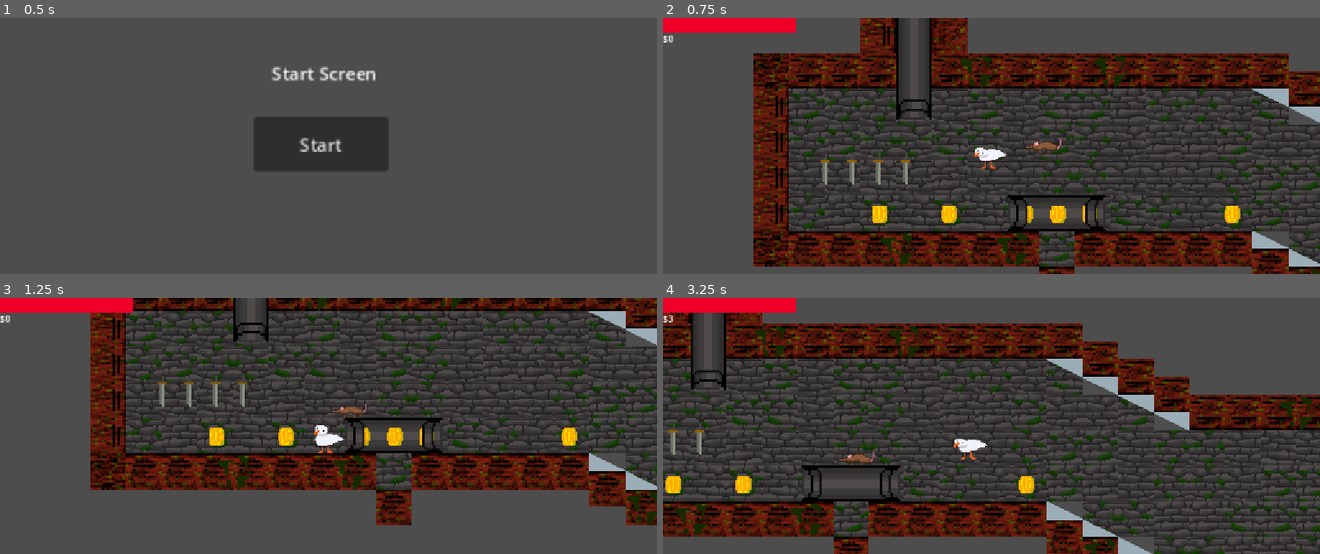
Above: before the commit, frames 1-4 (two rows, left to right).
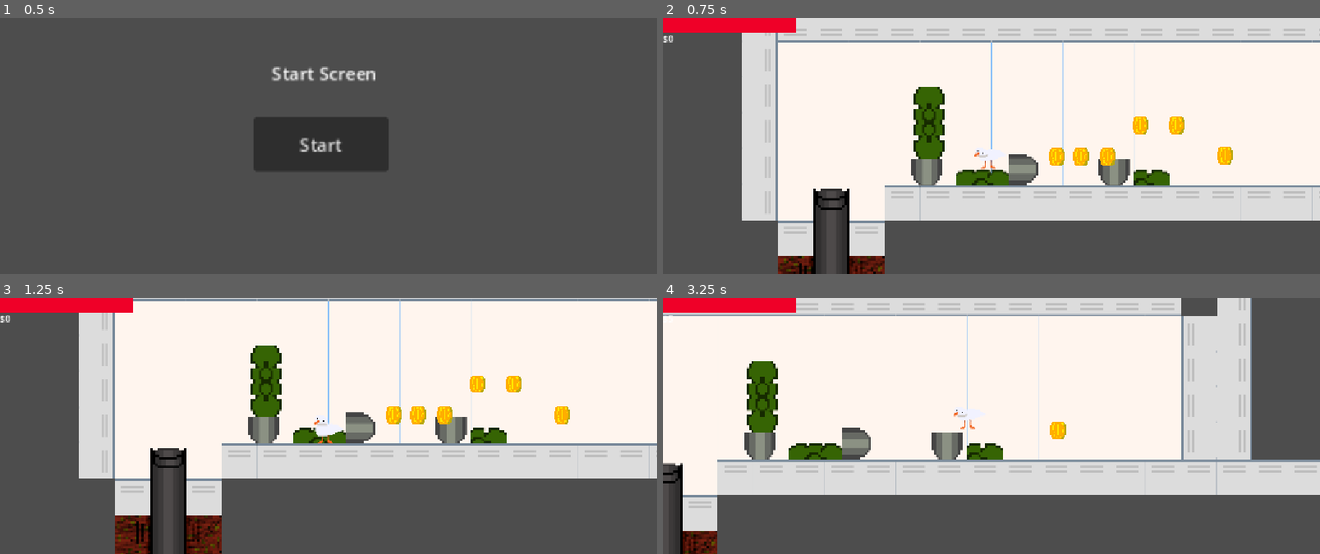
Above: after the commit, the same moments.

Repository: Mango-The-Froot/Duhk
Game: Godot game, scene res://Collab/Scenes/StartScreen.tscn
Two runs of this game, one before a commit and one after it. Both use one fixed random seed, a clock stepped at 60 frames per second and the inputs below.
Inputs:
- Up to frame 1 (0.5 s): no input
- Up to frame 2 (0.75 s): click "Start" at 0.5 s
- Up to frame 3 (1.25 s): no input
- Up to frame 4 (3.25 s): tap E at 1.25, 2, 2.75 s; hold Right (Right) 1.28-2.78 s; tap Shift (Dash) at 1.35, 2.3 s; tap Space (Jump) at 1.52, 1.55, 1.82, 2.1, 2.27, 2.57, 3.05 s; hold Left (Left) from 2.78 s (still down); tap Z (Attack) at 2.85 s

Frame 1 is identical in both runs. In frame 2, 82% of the frame differs, in the area x 12-100%, y 0-100%; in frame 3, 70%; in frame 4, 85%, in the area x 0-100%, y 0-100%.

Commit message:
fixed bug

Diff:
--- a/Collab/Scenes/Duhk.tscn
+++ b/Collab/Scenes/Duhk.tscn
@@ -14,6 +14,7 @@
 [ext_resource type="PackedScene" uid="uid://dgkbqx0bb0twb" path="res://Collab/Scenes/check_point.tscn" id="9_pndye"]
 [ext_resource type="Script" uid="uid://b2irmcchwbuw6" path="res://Collab/Scenes/second_area.gd" id="10_acv23"]
 [ext_resource type="PackedScene" uid="uid://bystk6pfe4j3q" path="res://Collab/Scenes/boss_rat.tscn" id="11_ym1j4"]
+[ext_resource type="AudioStream" uid="uid://b66ar1hokwygh" path="res://Collab/Assets/SFX/ratsrats_0.ogg" id="15_gvd63"]
 
 [sub_resource type="TileSetAtlasSource" id="TileSetAtlasSource_q4mro"]
 texture = ExtResource("1_sjdtb")
@@ -218,7 +219,7 @@
 size = Vector2(144, 119)
 
 [sub_resource type="RectangleShape2D" id="RectangleShape2D_acv23"]
-size = Vector2(575, 387)
+size = Vector2(187, 122)
 
 [sub_resource type="RectangleShape2D" id="RectangleShape2D_q5c7w"]
 size = Vector2(67, 20)
@@ -233,14 +234,14 @@
 tile_set = SubResource("TileSet_dsan0")
 format = 2
 layer_0/name = "Layer1"
-layer_0/tile_data = PackedInt32Array(11993160, 1, 4, 7405548 …(41651 unchanged characters)… 13304156, 524289, 0, 13566300, 524289, 0)
+layer_0/tile_data = PackedInt32Array(11993160, 1, 4, 7405548 …(41651 unchanged characters)… 13304156, 524289, 0, 13566300, 524289, 0, 13435006, 262149, 1342177280, 11730948, 262149, 1342177280)
 layer_1/name = "Layer2"
 layer_1/tile_data = PackedInt32Array(1703938, 524289, 8, 3276802, 1, 8, 4063246, 786433, 4, 4063254, 262145, 8, 1127224 …(1827 unchanged characters)…
 layer_2/name = "Layer3"
 layer_2/tile_data = PackedInt32Array(1703938, 524289, 12, 1966082, 524289, 4, 2228226, 524289, 4, 2490370, 524289, 4, 2 …(4057 unchanged characters)…
 
 [node name="Player" parent="." unique_id=418614026 instance=ExtResource("5_sd00l")]
-position = Vector2(179, 874)
+position = Vector2(328, 317)
 
 [node name="Coins" type="Node2D" parent="." unique_id=2051164883]
 
@@ -301,7 +302,7 @@
 position = Vector2(2169, 3196)
 
 [node name="SewerRat5" parent="Enemies" unique_id=362615892 instance=ExtResource("7_72pde")]
-position = Vector2(1687, 2805)
+position = Vector2(1587, 2976)
 
 [node name="SewerRat6" parent="Enemies" unique_id=1261017053 instance=ExtResource("7_72pde")]
 position = Vector2(240, 2773)
@@ -342,7 +343,7 @@
 metadata/_edit_group_ = true
 
 [node name="CollisionShape2D" type="CollisionShape2D" parent="UnlockJump" unique_id=1495081853]
-position = Vector2(97.5, -127.5)
+position = Vector2(106.5, 5)
 shape = SubResource("RectangleShape2D_acv23")
 
 [node name="StaticBody2D" type="StaticBody2D" parent="." unique_id=285254624]
@@ -368,6 +369,27 @@
 [node name="CollisionShape2D" type="CollisionShape2D" parent="Teleporter" unique_id=492858401]
 shape = SubResource("CircleShape2D_q5c7w")
 
-[connection signal="area_entered" from="UnlockDash" to="Player" method="_on_unlock_dash_area_entered"]
+[node name="AudioStreamPlayer" type="AudioStreamPlayer" parent="." unique_id=472616089]
+stream = ExtResource("15_gvd63")
+autoplay = true
+parameters/looping = true
+
+[node name="RichTextLabel" type="RichTextLabel" parent="." unique_id=359913025]
+offset_top = 2790.0
+offset_right = 222.0
+offset_bottom = 2836.0
+text = "Box of wing steroids"
+fit_content = true
+
+[node name="RichTextLabel2" type="RichTextLabel" parent="." unique_id=1014093343]
+offset_left = 1946.0
+offset_top = 3213.0
+offset_right = 2152.0
+offset_bottom = 3259.0
+text = "Box of leg steroids"
+fit_content = true
+
+[connection signal="body_entered" from="UnlockDash" to="Player" method="_on_unlock_dash_body_entered"]
 [connection signal="area_entered" from="UnlockJump" to="Player" method="_on_unlock_jump_area_entered"]
+[connection signal="body_entered" from="UnlockJump" to="Player" method="_on_unlock_jump_body_entered"]
 [connection signal="area_entered" from="Teleporter" to="Player" method="_on_teleporter_area_entered"]
--- a/Collab/Scenes/StartScreen.tscn
+++ b/Collab/Scenes/StartScreen.tscn
@@ -1,6 +1,7 @@
 [gd_scene format=3 uid="uid://cu1jfrcw8l312"]
 
 [ext_resource type="Script" uid="uid://bdurcp6qx2f7n" path="res://button.gd" id="1_t2cd7"]
+[ext_resource type="AudioStream" uid="uid://cb7w3d6xeixdd" path="res://Collab/Assets/SFX/carnivalrides.ogg" id="2_y2thl"]
 
 [node name="Control" type="Control" unique_id=1268491481]
 layout_mode = 3
@@ -38,4 +39,9 @@
 position = Vector2(123, -42)
 zoom = Vector2(2, 2)
 
+[node name="AudioStreamPlayer" type="AudioStreamPlayer" parent="." unique_id=967999672]
+stream = ExtResource("2_y2thl")
+autoplay = true
+parameters/looping = true
+
 [connection signal="pressed" from="Button" to="Button" method="_on_pressed"]
--- a/Collab/Scenes/character_body_2d.gd
+++ b/Collab/Scenes/character_body_2d.gd
@@ -193,13 +193,15 @@
 	attacking = false
 
 
-func _on_unlock_dash_area_entered(area: Area2D) -> void:
-	hasDash = true
-
-
-func _on_unlock_jump_area_entered(area: Area2D) -> void:
-	hasFlap = true
 
 
 func _on_teleporter_area_entered(area: Area2D) -> void:
 	global_position = GlobalVar.lastZone.global_position
+
+func _on_unlock_jump_body_entered(body: Node2D) -> void:
+	if body == GlobalVar.playerBody:
+		hasFlap = true
+
+func _on_unlock_dash_body_entered(body: Node2D) -> void:
+	if body == GlobalVar.playerBody:
+		hasDash = true
--- /dev/null
+++ b/Collab/Scenes/start_screen.gd
@@ -0,0 +1,11 @@
+extends Control
+
+
+# Called when the node enters the scene tree for the first time.
+func _ready() -> void:
+	pass # Replace with function body.
+
+
+# Called every frame. 'delta' is the elapsed time since the previous frame.
+func _process(delta: float) -> void:
+	pass
Not shown, added: Collab/Scenes/start_screen.gd.uid
